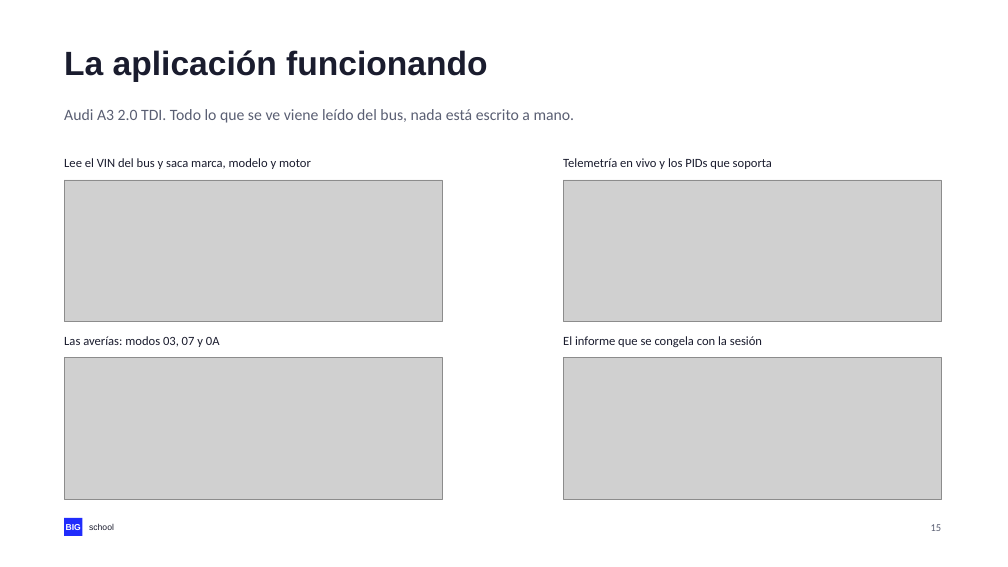
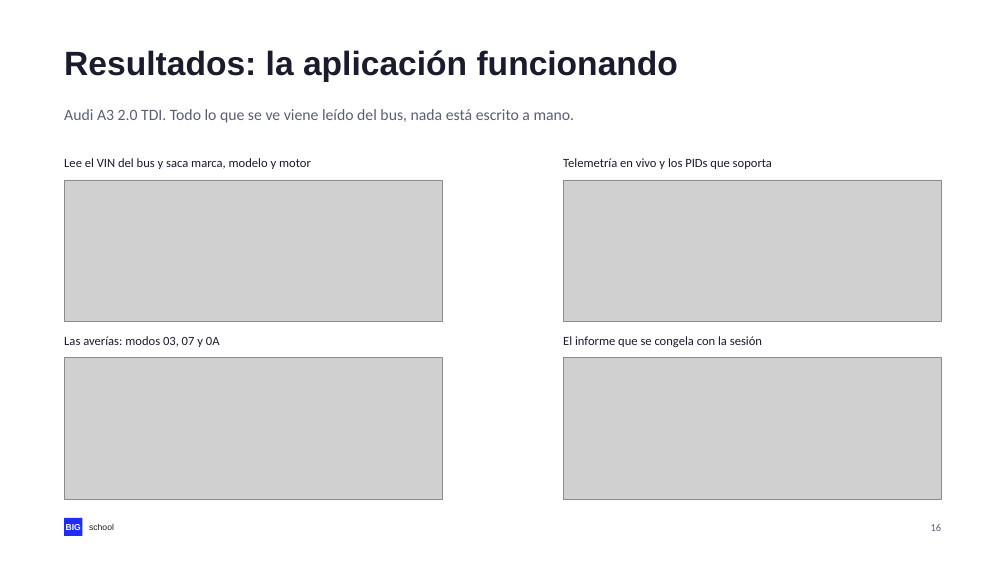
Before and after one commit to NovilloQuinta/intelligent-automotive-diagnostics, a slide deck: slide 16 of docs/presentacion/tfm-intelligent-automotive-diagnostics.pptx (slide 15 before the commit). Drawn at 1008x567 pixels with LibreOffice and Linux fonts; fonts in the diff are those of the drawing; grey boxes stand for pictures. Boxes give left, top, right and bottom in pixels: in the first picture for what was removed or moved away, otherwise in the second. Text is boxed around its words. In the diff, an @@ line names an element or a change of style, - is before the commit and + after.

```diff
--- a/docs/presentacion/tfm-intelligent-automotive-diagnostics.pptx
+++ b/docs/presentacion/tfm-intelligent-automotive-diagnostics.pptx
@@ text at <box>64,50,678,82</box>: text changed @@
-La aplicación funcionando
+Resultados: la aplicación funcionando
```
Also in this commit, not shown: 15 other slides changed, 1 slide added, 3 other files.
